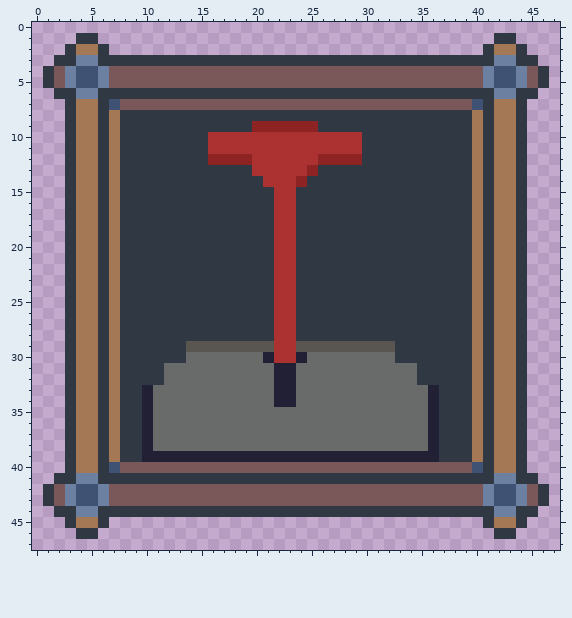
Pixel-art sprite, stored at src/assets/laserUpgrade.png. That is the earlier state.
The file is 48x48 pixels.
Now the later version:
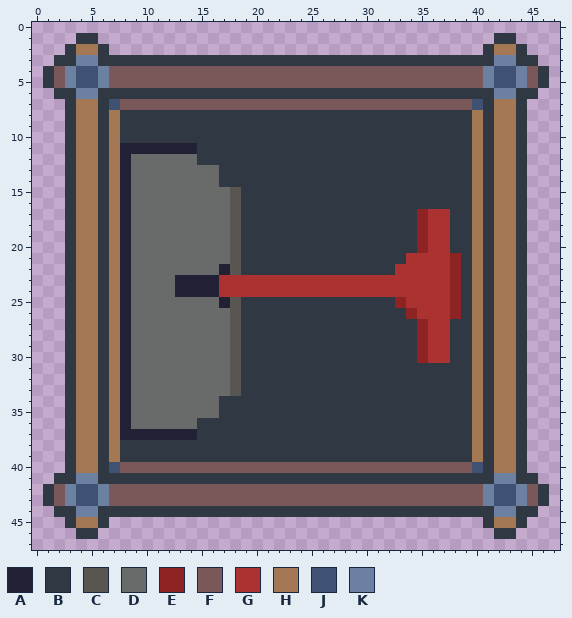
Palette (. is transparent): A #222034  B #303843  C #595652  D #696a6a  E #8d2323  F #7a5859  G #ac3232  H #a57855  J #405273  K #6c81a1
Diff:
@@ x 0..47 @@
  8 ...BHHBHBBBBBBBBBBBBBBBBBBBBBBBBBBBBBBBBHBHHB...
- 9 ...BHHBHBBBBBBBBBBBBEEEEEEBBBBBBBBBBBBBBHBHHB...
-10 ...BHHBHBBBBBBBBGGGGGGGGGGGGGGBBBBBBBBBBHBHHB...
-11 ...BHHBHBBBBBBBBGGGGGGGGGGGGGGBBBBBBBBBBHBHHB...
-12 ...BHHBHBBBBBBBBEEEEGGGGGGEEEEBBBBBBBBBBHBHHB...
-13 ...BHHBHBBBBBBBBBBBBGGGGGEBBBBBBBBBBBBBBHBHHB...
-14 ...BHHBHBBBBBBBBBBBBBGGGEBBBBBBBBBBBBBBBHBHHB...
-15 ...BHHBHBBBBBBBBBBBBBBGGBBBBBBBBBBBBBBBBHBHHB...
-16 ...BHHBHBBBBBBBBBBBBBBGGBBBBBBBBBBBBBBBBHBHHB...
-17 ...BHHBHBBBBBBBBBBBBBBGGBBBBBBBBBBBBBBBBHBHHB...
-18 ...BHHBHBBBBBBBBBBBBBBGGBBBBBBBBBBBBBBBBHBHHB...
-19 ...BHHBHBBBBBBBBBBBBBBGGBBBBBBBBBBBBBBBBHBHHB...
-20 ...BHHBHBBBBBBBBBBBBBBGGBBBBBBBBBBBBBBBBHBHHB...
-21 ...BHHBHBBBBBBBBBBBBBBGGBBBBBBBBBBBBBBBBHBHHB...
-22 ...BHHBHBBBBBBBBBBBBBBGGBBBBBBBBBBBBBBBBHBHHB...
-23 ...BHHBHBBBBBBBBBBBBBBGGBBBBBBBBBBBBBBBBHBHHB...
-24 ...BHHBHBBBBBBBBBBBBBBGGBBBBBBBBBBBBBBBBHBHHB...
-25 ...BHHBHBBBBBBBBBBBBBBGGBBBBBBBBBBBBBBBBHBHHB...
-26 ...BHHBHBBBBBBBBBBBBBBGGBBBBBBBBBBBBBBBBHBHHB...
-27 ...BHHBHBBBBBBBBBBBBBBGGBBBBBBBBBBBBBBBBHBHHB...
-28 ...BHHBHBBBBBBBBBBBBBBGGBBBBBBBBBBBBBBBBHBHHB...
-29 ...BHHBHBBBBBBCCCCCCCCGGCCCCCCCCCBBBBBBBHBHHB...
-30 ...BHHBHBBBBBBDDDDDDDAGGADDDDDDDDBBBBBBBHBHHB...
-31 ...BHHBHBBBBDDDDDDDDDDAADDDDDDDDDDDBBBBBHBHHB...
-32 ...BHHBHBBBBDDDDDDDDDDAADDDDDDDDDDDBBBBBHBHHB...
-33 ...BHHBHBBADDDDDDDDDDDAADDDDDDDDDDDDABBBHBHHB...
-34 ...BHHBHBBADDDDDDDDDDDAADDDDDDDDDDDDABBBHBHHB...
-35 ...BHHBHBBADDDDDDDDDDDDDDDDDDDDDDDDDABBBHBHHB...
-36 ...BHHBHBBADDDDDDDDDDDDDDDDDDDDDDDDDABBBHBHHB...
-37 ...BHHBHBBADDDDDDDDDDDDDDDDDDDDDDDDDABBBHBHHB...
-38 ...BHHBHBBADDDDDDDDDDDDDDDDDDDDDDDDDABBBHBHHB...
-39 ...BHHBHBBAAAAAAAAAAAAAAAAAAAAAAAAAAABBBHBHHB...
+ 9 ...BHHBHBBBBBBBBBBBBBBBBBBBBBBBBBBBBBBBBHBHHB...
+10 ...BHHBHBBBBBBBBBBBBBBBBBBBBBBBBBBBBBBBBHBHHB...
+11 ...BHHBHAAAAAAABBBBBBBBBBBBBBBBBBBBBBBBBHBHHB...
+12 ...BHHBHADDDDDDBBBBBBBBBBBBBBBBBBBBBBBBBHBHHB...
+13 ...BHHBHADDDDDDDDBBBBBBBBBBBBBBBBBBBBBBBHBHHB...
+14 ...BHHBHADDDDDDDDBBBBBBBBBBBBBBBBBBBBBBBHBHHB...
+15 ...BHHBHADDDDDDDDDCBBBBBBBBBBBBBBBBBBBBBHBHHB...
+16 ...BHHBHADDDDDDDDDCBBBBBBBBBBBBBBBBBBBBBHBHHB...
+17 ...BHHBHADDDDDDDDDCBBBBBBBBBBBBBBBBEGGBBHBHHB...
+18 ...BHHBHADDDDDDDDDCBBBBBBBBBBBBBBBBEGGBBHBHHB...
+19 ...BHHBHADDDDDDDDDCBBBBBBBBBBBBBBBBEGGBBHBHHB...
+20 ...BHHBHADDDDDDDDDCBBBBBBBBBBBBBBBBEGGBBHBHHB...
+21 ...BHHBHADDDDDDDDDCBBBBBBBBBBBBBBBGGGGEBHBHHB...
+22 ...BHHBHADDDDDDDDACBBBBBBBBBBBBBBGGGGGEBHBHHB...
+23 ...BHHBHADDDDAAAAGGGGGGGGGGGGGGGGGGGGGEBHBHHB...
+24 ...BHHBHADDDDAAAAGGGGGGGGGGGGGGGGGGGGGEBHBHHB...
+25 ...BHHBHADDDDDDDDACBBBBBBBBBBBBBBEGGGGEBHBHHB...
+26 ...BHHBHADDDDDDDDDCBBBBBBBBBBBBBBBEGGGEBHBHHB...
+27 ...BHHBHADDDDDDDDDCBBBBBBBBBBBBBBBBEGGBBHBHHB...
+28 ...BHHBHADDDDDDDDDCBBBBBBBBBBBBBBBBEGGBBHBHHB...
+29 ...BHHBHADDDDDDDDDCBBBBBBBBBBBBBBBBEGGBBHBHHB...
+30 ...BHHBHADDDDDDDDDCBBBBBBBBBBBBBBBBEGGBBHBHHB...
+31 ...BHHBHADDDDDDDDDCBBBBBBBBBBBBBBBBBBBBBHBHHB...
+32 ...BHHBHADDDDDDDDDCBBBBBBBBBBBBBBBBBBBBBHBHHB...
+33 ...BHHBHADDDDDDDDDCBBBBBBBBBBBBBBBBBBBBBHBHHB...
+34 ...BHHBHADDDDDDDDBBBBBBBBBBBBBBBBBBBBBBBHBHHB...
+35 ...BHHBHADDDDDDDDBBBBBBBBBBBBBBBBBBBBBBBHBHHB...
+36 ...BHHBHADDDDDDBBBBBBBBBBBBBBBBBBBBBBBBBHBHHB...
+37 ...BHHBHAAAAAAABBBBBBBBBBBBBBBBBBBBBBBBBHBHHB...
+38 ...BHHBHBBBBBBBBBBBBBBBBBBBBBBBBBBBBBBBBHBHHB...
+39 ...BHHBHBBBBBBBBBBBBBBBBBBBBBBBBBBBBBBBBHBHHB...
 40 ...BHHBJFFFFFFFFFFFFFFFFFFFFFFFFFFFFFFFFJBHHB...
Changed places in both pictures, as pixel boxes (x1, y1, x2, y2):
changed: (120, 121, 461, 462)
